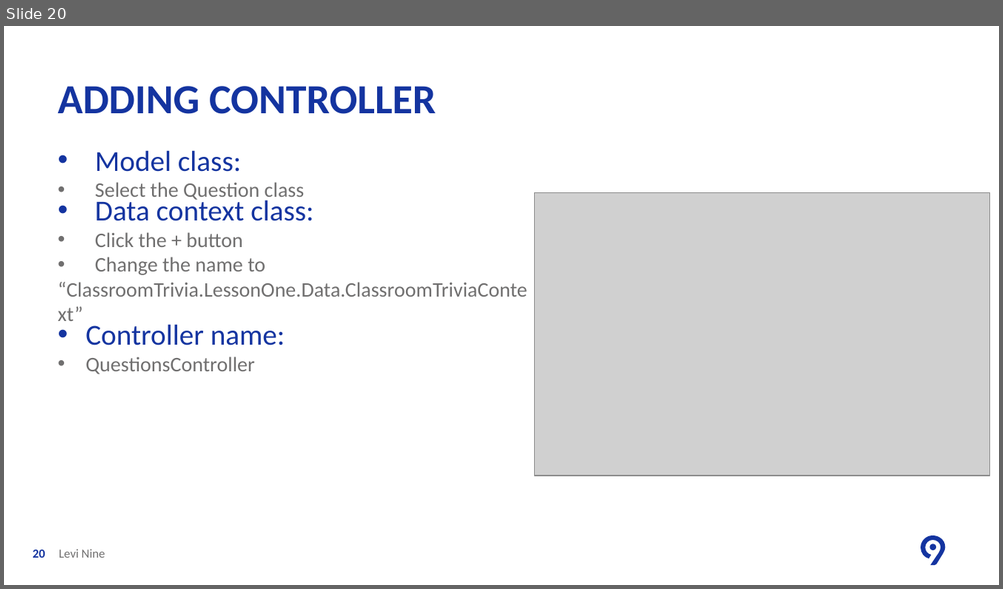
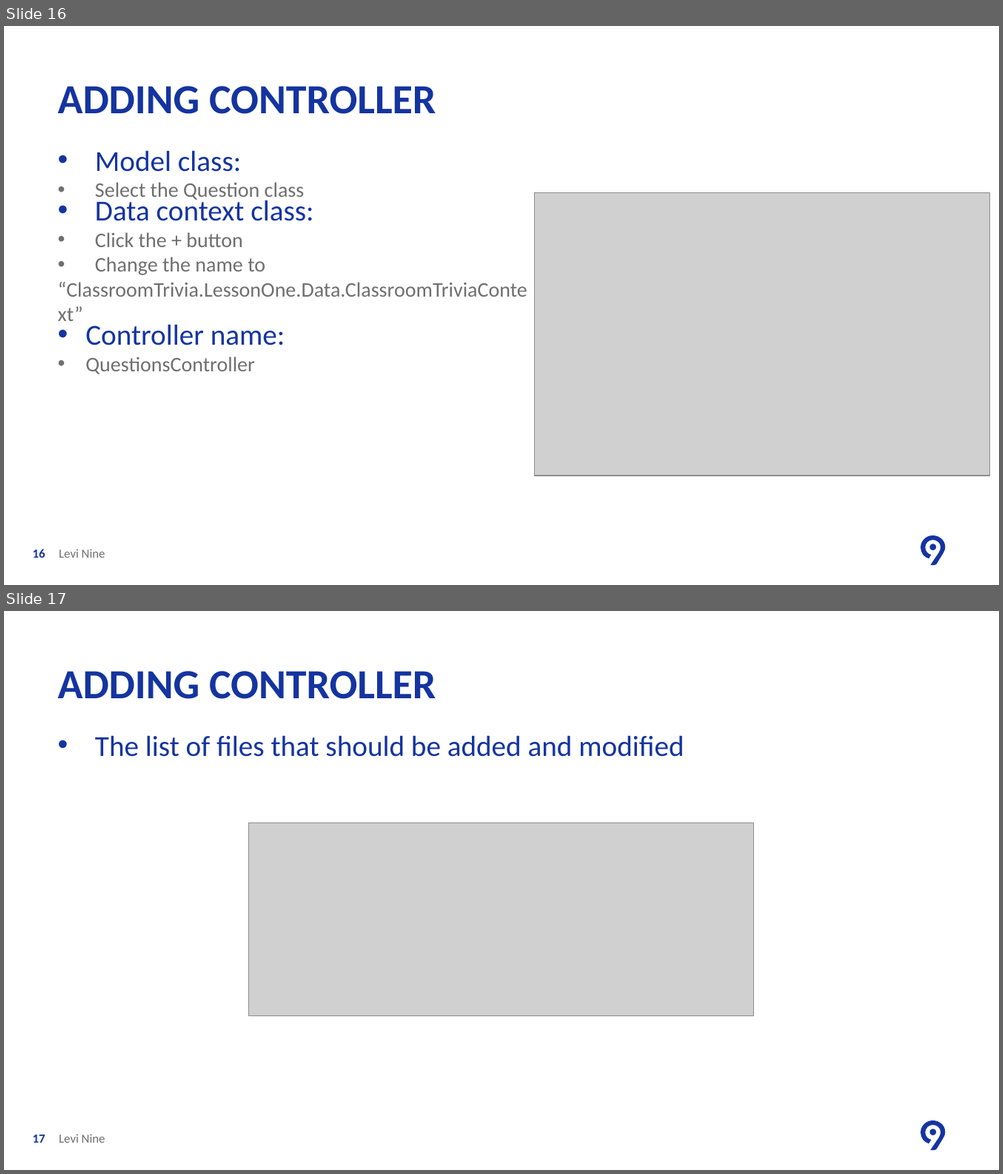
Before and after one commit to ancasturza/PracticaAC2018, a slide deck: PPT/L1/Lesson One Create Web Application.pptx. Shown one above the other, each under a label of ours: slide 20 before the commit, slides 16 and 17 after it. The pictures are 1003x589 and 1003x1174 pixels, drawn with LibreOffice and Linux fonts; fonts in the diff are those of the drawing; grey boxes stand for pictures; background and template pictures are left out. Boxes give left, top, right and bottom in pixels: in the first picture for what was removed or moved away, otherwise in the second. Text is boxed around its words. In the diff, an @@ line names an element or a change of style, - is before the commit and + after.

Commit message:
Added the controller

```diff
--- a/PPT/L1/Lesson One Create Web Application.pptx
+++ b/PPT/L1/Lesson One Create Web Application.pptx
@@ slide 17 added at [4,611,999,1170], background #FFFFFF; not listed: 2 template elements that a slide beside it also shows @@
@@ title added at [58,671,435,699], 40 pt, text #1434A0, bold @@
+ADDING CONTROLLER
@@ text added at [95,735,683,757], 28 pt, text #1434A0 @@
+• The list of files that should be added and modified
@@ picture added at [249,823,753,1016] @@
@@ page number added at [33,1135,45,1143], 12 pt, text #1434A0, bold @@
+17
@@ text added at [59,1134,105,1143], 12 pt, text #706F6F @@
+Levi Nine
@@ what was slide 20 is now slide 16 @@
@@ page number at [33,549,45,558]: text changed @@
-20
+16
```
Also in this commit, not shown: 2 other slides added, 5 slides removed, 9 other files.
